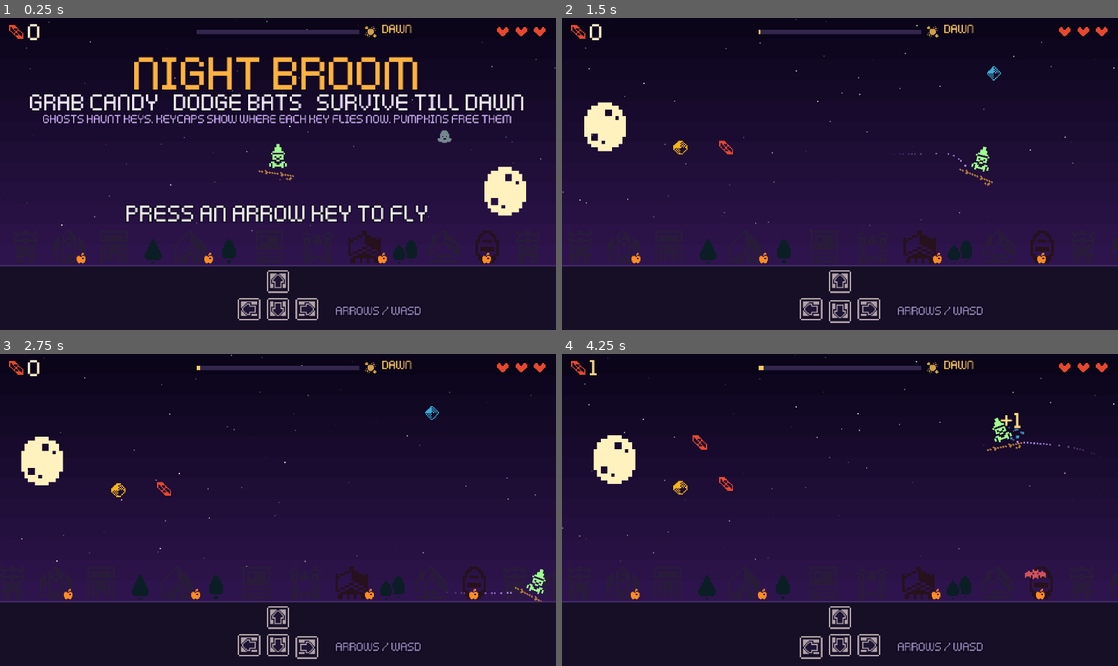
Above: before the commit, frames 1-4 (two rows, left to right).
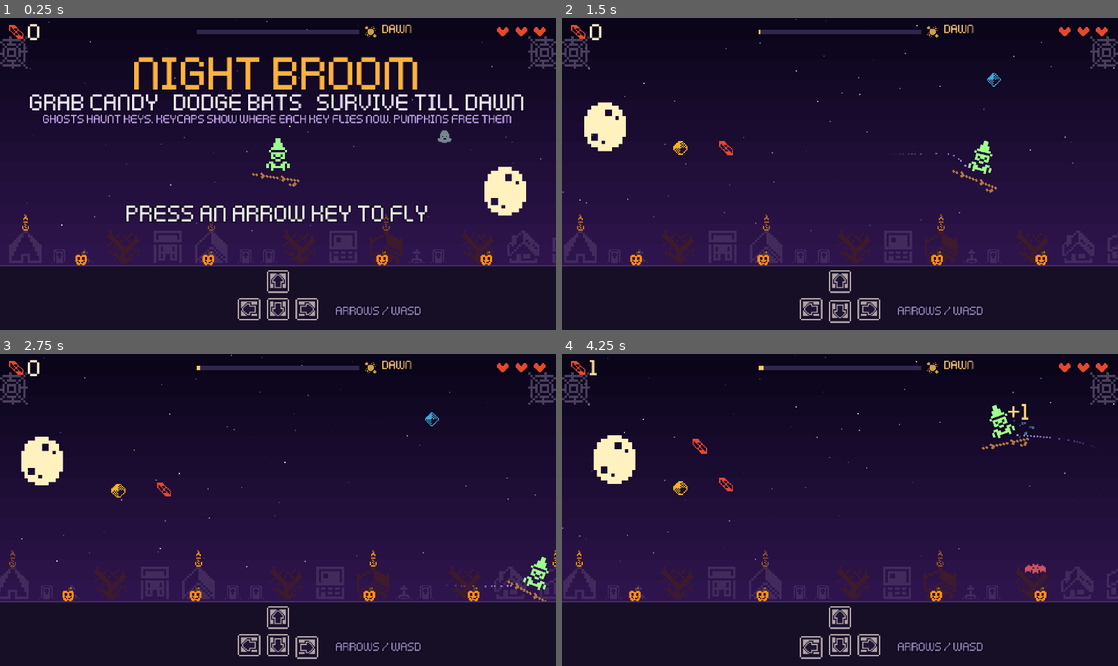
Above: after the commit, the same moments.

Repository: Harindulk/night-broom
Game: Godot game, scene res://main.tscn
Two runs of this game, one before a commit and one after it. Both use one fixed random seed, a clock stepped at 60 frames per second and the inputs below.
Inputs:
- Up to frame 1 (0.25 s): no input
- Up to frame 2 (1.5 s): tap Enter at 0.5 s; hold Right 0.53-1.28 s; hold Down from 1.28 s (still down)
- Up to frame 3 (2.75 s): release Down at 2.03 s; hold Right from 2.03 s (still down)
- Up to frame 4 (4.25 s): release Right at 2.78 s; hold Up 2.78-3.53 s; hold Left from 3.53 s (still down)

The runs differ from the first frame. In frame 1, 2.8% of the frame differs, in the area x 0-100%, y 5-80%; in frame 2, 3.0%; in frame 3, 3.1%; in frame 4, 3.4%, in the area x 0-100%, y 2-80%.

Commit message:
Art pass: carved jack-o'-lanterns, lit graveyard village, 2x witch, dawn moon fade, end dim and label fixes

Diff:
--- a/main.gd
+++ b/main.gd
@@ -3,8 +3,8 @@
 
 const W := 480.0
 const H := 270.0
-const PLAY_TOP := 34.0
-const PLAY_BOTTOM := 200.0
+const PLAY_TOP := 40.0
+const PLAY_BOTTOM := 194.0
 const GROUND_Y := 214.0
 const NIGHT_LEN := 120.0
 const TILES := preload("res://assets/sprites/tiles.png")
@@ -24,6 +24,9 @@
 const C_GHOST := Color(0.75, 0.95, 1.0)
 const C_HAUNT := Color(0.72, 0.45, 1.0)
 const C_PUMPKIN := Color(1.0, 0.55, 0.12)
+const C_FACE := Color(0.12, 0.03, 0.1)
+const PUMPKIN_FACE := [Rect2(-3, -1, 2, 2), Rect2(1, -1, 2, 2), Rect2(-3, 2, 1, 1), Rect2(2, 2, 1, 1), Rect2(-2, 3, 1, 1), Rect2(0, 3, 2, 1)]  # eyes, grin corners, teeth gap
+const PUMPKIN_STEM := [Rect2(0, -6, 2, 1), Rect2(0, -5, 3, 1), Rect2(0, -4, 1, 1)]
 const C_CANDY := [Color(1, 0.8, 0.2), Color(0.35, 0.75, 1), Color(1, 0.3, 0.35)]
 
 enum S { TITLE, PLAY, END }
@@ -86,6 +89,7 @@
 var scenery: Node2D
 var windows: Array = []  # [pos, dawn threshold] village windows that light up at dawn
 var sun: Sprite2D
+var candles: Array = []
 var dawn := 0.0
 var ambient: Array = []  # title/end screen drifters
 var ambient_timer := 0.0
@@ -139,6 +143,18 @@
 	return s
 
 
+func pumpkin(parent: Node) -> Sprite2D:
+	var s := spr(33, 18, C_PUMPKIN, parent, true)
+	var face := Node2D.new()
+	face.draw.connect(func():
+		for r in PUMPKIN_FACE:
+			face.draw_rect(r, C_FACE)
+		for r in PUMPKIN_STEM:
+			face.draw_rect(r, Color(0.3, 0.55, 0.2)))
+	s.add_child(face)
+	return s
+
+
 func label(text: String, size: int, col: Color, parent: Node) -> Label:
 	var l := Label.new()
 	var ls := LabelSettings.new()
@@ -217,24 +233,34 @@
 	sun.visible = false
 	moon = spr(20, 5, Color(1.0, 0.95, 0.75), layer, true)
 	moon.scale = Vector2(3, 3)
-	# village silhouettes along the horizon
+	# cobwebs in the top corners (no parallax: they hang on the "glass")
+	for side in [-1, 1]:
+		var web := spr(2, 15, Color(0.6, 0.55, 0.78, 0.55), bg)
+		web.position = Vector2(10 if side < 0 else W - 10, 30)
+		web.scale = Vector2(2, 2)
+		web.flip_h = side > 0
+	# village silhouettes along the horizon: [col, row, scale]; row < 19 = graveyard prop (no window)
 	var x := 6.0
-	var houses := [Vector2i(2, 19), Vector2i(3, 20), Vector2i(4, 21), Vector2i(0, 1), Vector2i(6, 20), Vector2i(2, 1), Vector2i(7, 21), Vector2i(5, 19), Vector2i(8, 20), Vector2i(3, 1), Vector2i(1, 21), Vector2i(9, 19)]
+	var props := [[2, 20, 2], [0, 14, 1], [1, 14, 1], [6, 2, 2], [4, 21, 2], [6, 20, 2], [0, 14, 1], [0, 14, 1], [6, 2, 2], [7, 21, 2], [8, 20, 2], [1, 14, 1], [0, 14, 1], [6, 2, 2], [1, 21, 2], [2, 21, 2]]
 	var i := 0
 	while x < W:
-		var h: Vector2i = houses[i % houses.size()]
-		var s := spr(h.x, h.y, Color(0.2, 0.14, 0.32), layer)
-		var sc := 2.0 if h.y > 10 else 1.5
+		var h: Array = props[i % props.size()]
+		var sc: float = h[2]
+		var s := spr(h[0], h[1], Color(0.32, 0.22, 0.5), layer)
 		s.scale = Vector2(sc, sc)
 		s.position = Vector2(x + 8 * sc, GROUND_Y - 8 * sc)
-		windows.append([s.position + Vector2(randf_range(-5, 3) * sc, randf_range(-2, 4) * sc), randf_range(0.15, 0.95)])
+		if h[1] >= 19:
+			windows.append([s.position + Vector2(randf_range(-5, 3) * sc, randf_range(-2, 4) * sc), randf_range(0.15, 0.95)])
+			if i % 5 == 0:
+				var c := spr(4, 15, Color(1, 0.85, 0.4), layer)
+				c.position = s.position + Vector2(0, -8 * sc - 5)
+				candles.append(c)
 		x += 16 * sc + randf_range(2, 10)
 		i += 1
 	# porch pumpkins
 	for px in [70.0, 180.0, 330.0, 420.0]:
-		var p := spr(33, 18, C_PUMPKIN, layer, true)
+		var p := pumpkin(layer)
 		p.position = Vector2(px, GROUND_Y - 6)
-		p.scale = Vector2(0.75, 0.75)
 
 
 func _build_witch() -> void:
@@ -248,7 +274,7 @@
 	broom.scale = Vector2(1.2, 0.9)
 	witch_body = spr(26, 9, C_WITCH, witch, true)
 	witch_body.position = Vector2(0, -3)
-	witch.scale = Vector2(1.5, 1.5)
+	witch.scale = Vector2(2, 2)
 
 
 func _build_hud() -> void:
@@ -332,8 +358,7 @@
 	hud.add_child(end_box)
 	var dim := ColorRect.new()
 	dim.color = Color(0.03, 0.01, 0.08, 0.55)
-	dim.position = Vector2(0, 30)
-	dim.size = Vector2(W, 160)
+	dim.size = Vector2(W, GROUND_Y)
 	end_box.add_child(dim)
 	lbl_end_title = label("", 32, Color(1, 0.7, 0.25), end_box)
 	centered(lbl_end_title, 50)
@@ -387,6 +412,8 @@
 	for arr in [candies, bats, pumpkins]:
 		for e in arr:
 			e.node.queue_free()
+			if e.has("tag"):
+				e.tag.queue_free()
 		arr.clear()
 	bat_timer = 2.5
 	haunt_timer = 8.5  # first ghost launches ~8.5 s in (if no bat is near), lands ~10.5 s
@@ -427,6 +454,8 @@
 		for e in arr:
 			burst(e.node.position, Color(0.8, 0.7, 1.0), 5, 50)
 			e.node.queue_free()
+			if e.has("tag"):
+				e.tag.queue_free()
 		arr.clear()
 
 
@@ -458,6 +487,9 @@
 		_update_ambient(dt)
 	dawn = clamp((t - (NIGHT_LEN - 20.0)) / 20.0, 0.0, 1.0) if state == S.PLAY or won else 0.0
 	sun.visible = dawn > 0.0
+	moon.modulate.a = 1.0 - dawn
+	for c in candles:
+		c.modulate.a = 0.7 + 0.3 * sin(Time.get_ticks_msec() / 90.0 + c.position.x)
 	sun.position = Vector2(70, GROUND_Y + 24 - dawn * 90)
 	scenery.modulate = Color.WHITE.lerp(Color(1.5, 1.25, 1.1), dawn)
 	scenery.position.x = (W / 2 - witch.position.x) * 0.05  # parallax
@@ -525,11 +557,11 @@
 	combo_t -= dt
 	for c in candies.duplicate():
 		var d: float = c.node.position.distance_to(witch.position)
-		if d < 44:  # magnet
+		if d < 56:  # magnet
 			c.node.position.x = move_toward(c.node.position.x, witch.position.x, 180 * dt)
 			c.y = move_toward(c.y, witch.position.y, 180 * dt)
 		c.node.position.y = c.y + sin(t * 3 + c.ph) * 3
-		if d < 15:
+		if d < 20:
 			candies.erase(c)
 			combo = combo + 1 if combo_t > 0 else 1
 			combo = mini(combo, 5)
@@ -585,7 +617,7 @@
 			b.node.queue_free()
 		elif invuln <= 0 and b.node.position.distance_to(witch.position) < 12:
 			_hurt(b)
-		elif invuln <= 0 and not b.has("near") and b.node.position.distance_to(witch.position) < 26:
+		elif invuln <= 0 and not b.has("near") and b.node.position.distance_to(witch.position) < 32:
 			b.near = true
 			play("whoosh", randf_range(1.1, 1.4), -8)
 			shake = minf(shake + 0.15, 1.0)
@@ -622,7 +654,7 @@
 		pumpkin_timer -= dt
 		if pumpkin_timer <= 0:
 			pumpkin_timer = 7.0
-			var s := spr(33, 18, C_PUMPKIN, world, true)
+			var s := pumpkin(world)
 			var first := not first_pumpkin_done
 			first_pumpkin_done = true
 			if first:  # teach: the first pumpkin lands within reach, with an arrow pointing at it
@@ -632,34 +664,36 @@
 				s.position = Vector2(randf_range(40, W - 40), randf_range(PLAY_TOP + 20, PLAY_BOTTOM - 20))
 			s.position = s.position.clamp(Vector2(40, PLAY_TOP + 20), Vector2(W - 40, PLAY_BOTTOM - 20))
 			s.scale = Vector2.ZERO
-			create_tween().tween_property(s, "scale", Vector2(1.4, 1.4), 0.4).set_trans(Tween.TRANS_BACK).set_ease(Tween.EASE_OUT)
-			var tag := label("GRAB! FREES KEYS" if first else "FREES KEYS", 8, Color(1, 0.8, 0.5), s)
-			tag.position = Vector2(-34 if first else -22, -21)
-			tag.scale = Vector2(1, 1) if first else Vector2(0.72, 0.72)
+			create_tween().tween_property(s, "scale", Vector2(1.5, 1.5), 0.4).set_trans(Tween.TRANS_BACK).set_ease(Tween.EASE_OUT)
+			var tag := label("GRAB! FREES KEYS" if first else "FREES KEYS", 8, Color(1, 0.8, 0.5), world)  # sibling, not child: keeps the 8px font unscaled
+			var toff := Vector2(-34 if first else -22, -24)
+			tag.position = s.position + toff
 			var ptr: Sprite2D = null
 			if first:
 				ptr = spr(28, 21, C_PUMPKIN, world, true)
 				ptr.z_index = 4
 				ptr.scale = Vector2(1.6, 1.6)
-			pumpkins.append({"node": s, "life": 12.0 if first else 9.0, "ptr": ptr})
+			pumpkins.append({"node": s, "life": 12.0 if first else 9.0, "ptr": ptr, "tag": tag, "toff": toff})
 	for p in pumpkins.duplicate():
 		p.life -= dt
 		p.node.rotation = sin(t * 5) * 0.15
 		p.node.modulate = C_PUMPKIN.lightened(0.25 + 0.25 * sin(t * 8))
 		if p.life < 2.0:
 			p.node.visible = int(p.life * 10) % 2 == 0
+		p.tag.position = p.node.position + p.toff
 		var to_p: Vector2 = p.node.position - witch.position
 		if randf() < 0.35:  # sparkle: reads as "pick me up"
 			particles.append({"p": p.node.position + Vector2(randf_range(-11, 11), randf_range(-11, 11)), "v": Vector2(0, -25), "life": 0.5, "max": 0.5, "c": Color(1, 0.95, 0.6), "s": 1.5})
-		if to_p.length() < 55:  # gentle pull toward the witch
+		if to_p.length() < 64:  # gentle pull toward the witch
 			p.node.position = p.node.position.move_toward(witch.position, 50 * dt)
 		if p.ptr:
 			p.ptr.position = witch.position + to_p.normalized() * (26 + sin(t * 8) * 3)
 			p.ptr.rotation = to_p.angle() + PI / 2
-		if to_p.length() < 15:
+		if to_p.length() < 20:
 			pumpkins.erase(p)
 			if p.ptr:
 				p.ptr.queue_free()
+			p.tag.queue_free()
 			play("exorcise")
 			burst(p.node.position, C_PUMPKIN, 26, 130)
 			popup("+3", p.node.position, C_PUMPKIN)
@@ -679,6 +713,7 @@
 			pumpkins.erase(p)
 			if p.ptr:
 				p.ptr.queue_free()
+			p.tag.queue_free()
 			p.node.queue_free()
 
 
@@ -766,7 +801,7 @@
 	play("glitch", 0.8)
 	burst(KEY_POS[k], C_HAUNT, 14, 70)
 	var hl := label("HAUNTED!", 16, C_HAUNT.lightened(0.3), hud)
-	hl.position = KEY_POS[k] + Vector2(-34, -40 if k == 0 else -64)
+	hl.position = KEY_POS[k] + Vector2(-34, -64 if k == 0 else -88)  # bottom edge ~185, clear of the village (182-214)
 	var tw3 := create_tween()
 	tw3.tween_property(hl, "position:y", hl.position.y - 10, 1.2).set_ease(Tween.EASE_OUT)
 	tw3.parallel().tween_property(hl, "modulate:a", 0.0, 0.5).set_delay(0.8)
